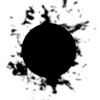
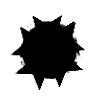
Layer changes from the first (100, 100) image to the second:
added layer "Warstwa #1" above "Warstwa" over [10, 15, 85, 90]
painted on "Warstwa" over [5, 0, 97, 100]
